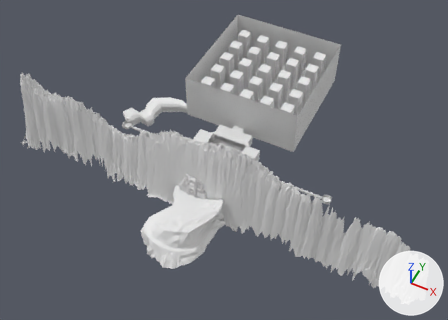
Renders of the Blender file BlendFiles/OutdoorArea.blend from each side of a commit.
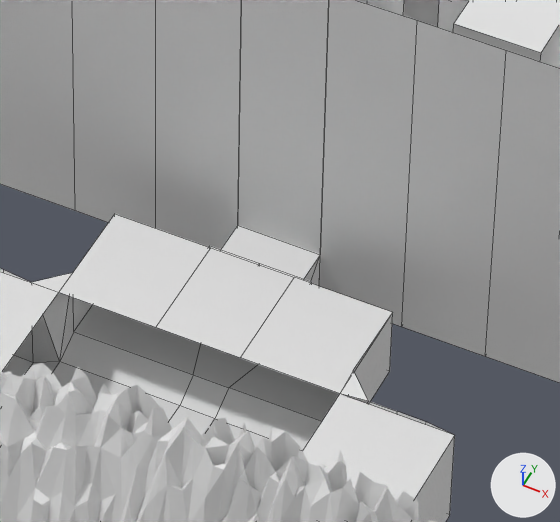
The first picture shows the older version from a 50 mm camera at (255.0, -419.0, 611.0) aimed at (9.0, 73.0, -4.0). The close-ups show both versions on the part from 46% to 61% of the width and 31% to 50% of the height of that picture; other places that the commit changed are outside them. Arrows for +X, +Y and +Z are at lower right; the lights stay in place. The close-ups show mesh edges as thin lines.

Names of what the first close-up shows: 'Lobby', 'Sanctum', 'Wall'.
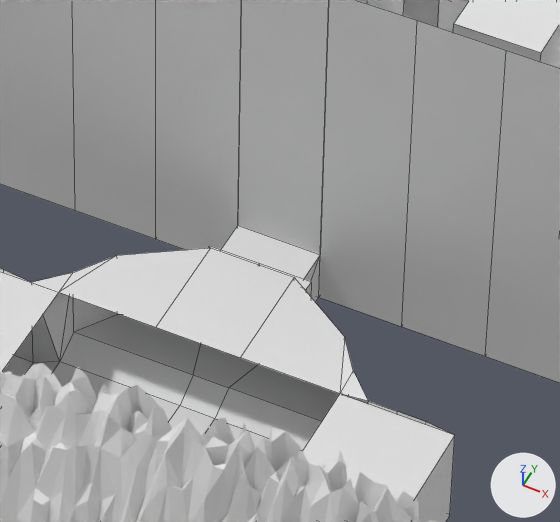
What differs and where, as boxes [x1, y1, x2, y2] in the close-ups (560 x 522 px):
'Lobby', reshaped
    before: [0, 214, 455, 522]
    after: [0, 226, 455, 522]
part 1 of me_cube_011, built on
    before: [59, 214, 211, 375]
    after: [59, 248, 211, 375]
part 2 of me_cube_011, built on
    before: [229, 278, 393, 422]
    after: [229, 278, 353, 422]

The change in detail:
me_cube_011 is used by ob_lobby; location (0.0, 0.0, 0.0).
Verts and faces of me_cube_011; kept vertices keep their numbers, new ones are numbered from 148.
Before the commit, vertices of me_cube_011: 26 (-25.0, 127.2, -15.0), 102 (-25.0, 112.2, -1.2) at pixel (72, 272), 104 (-25.0, 127.2, -1.2) at pixel (114, 213), 141 (-25.0, 107.2, -1.2) at pixel (58, 292).
Before the commit, vertices of me_cube_011: 27 (25.0, 127.2, -15.0) at pixel (389, 371), 103 (25.0, 112.2, -0.5) at pixel (353, 370), 105 (25.0, 127.2, -1.2) at pixel (392, 312), 145 (25.0, 107.2, -1.2) at pixel (339, 393).
me_cube_011 had 148 vertices, 124 faces and spanned x -45.0..45.0, y 7.2..137.2, z -20.0..8.2.
me_cube_011 now has 148 vertices, 128 faces and spans x -45.0..45.0, y 7.2..137.2, z -20.0..8.2.
Part 1, on me_cube_011:
Vertex 26 moves to (-20.4, 118.9, -15.0), pixel (117, 314).
Vertex 104 moves to (-20.4, 118.9, -1.2), pixel (116, 255).
New faces: (102, 104, 141).
Part 2, on me_cube_011:
Vertex 27 moves to (20.4, 118.9, -15.0).
Vertex 105 moves to (20.4, 118.9, -1.2), pixel (344, 336).
New faces: (103, 145, 105).
